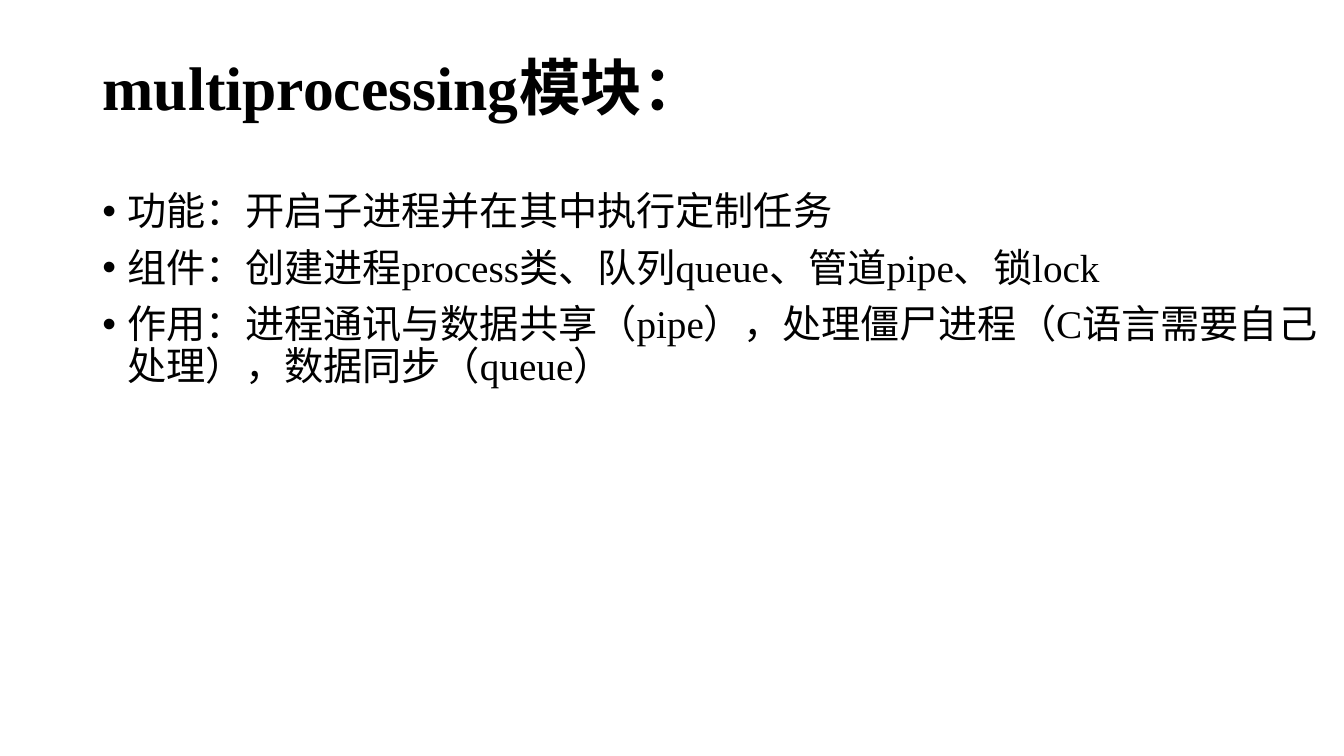
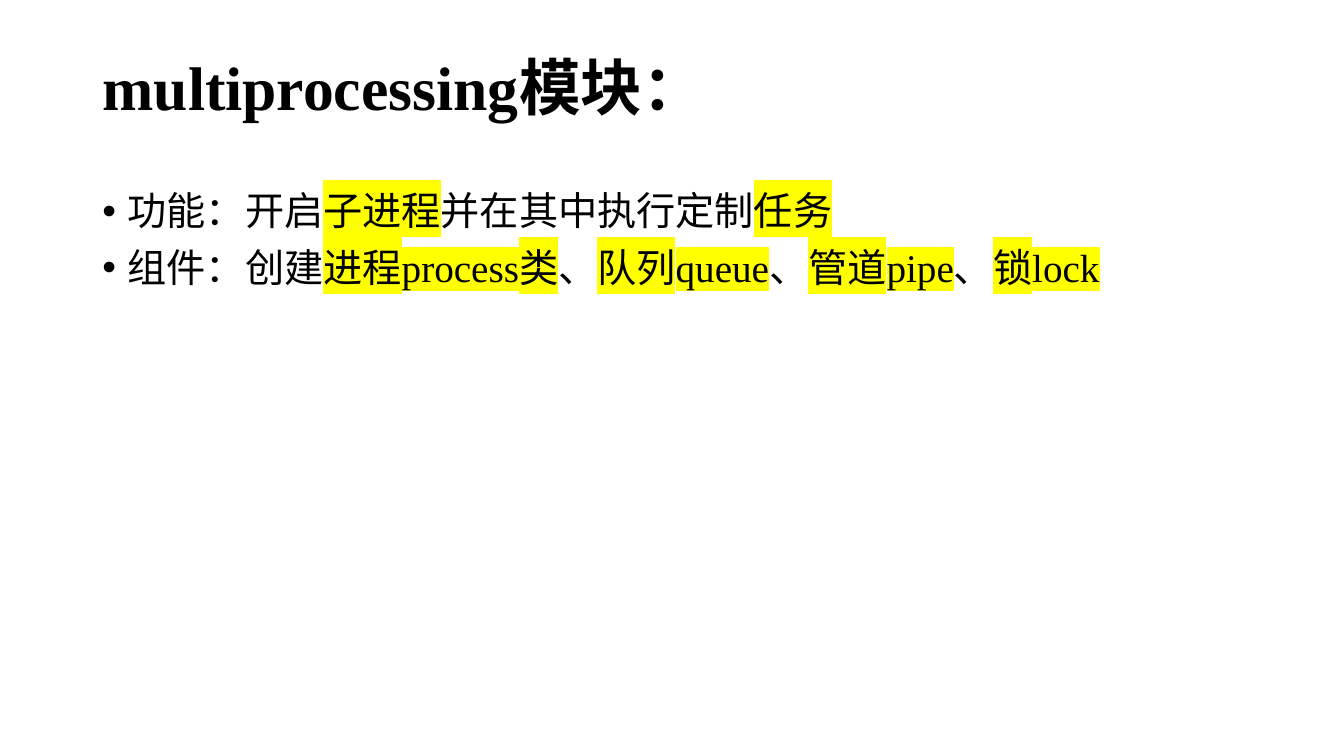
Before and after one commit to lizeyubuaa/pengbeifudao, a slide deck: slide 5 of week13/第十一周多进程.pptx (slide 3 before the commit). Drawn at 1344x756 pixels with LibreOffice and Linux fonts; fonts in the diff are those of the drawing. Boxes give left, top, right and bottom in pixels: in the first picture for what was removed or moved away, otherwise in the second. Text is boxed around its words. In the diff, an @@ line names an element or a change of style, - is before the commit and + after.

```diff
--- a/week13/第十一周多进程.pptx
+++ b/week13/第十一周多进程.pptx
@@ text "功能：开启子进程并在其中执行定制任务" at (x1=128, y1=185, x2=1100, y2=293): highlight none to #FFFF00 in "功能：开启子进程并在其中执行定制任务", "组件：创建进程process类、队列queue、管道pipe、锁lock" @@
@@ text at (x1=128, y1=304, x2=1318, y2=389): paragraph removed @@
-• 作用：进程通讯与数据共享（pipe），处理僵尸进程（C语言需要自己处理），数据同步（queue）
```
Also in this commit, not shown: 14 other slides changed, 3 slides added, 14 other files.
